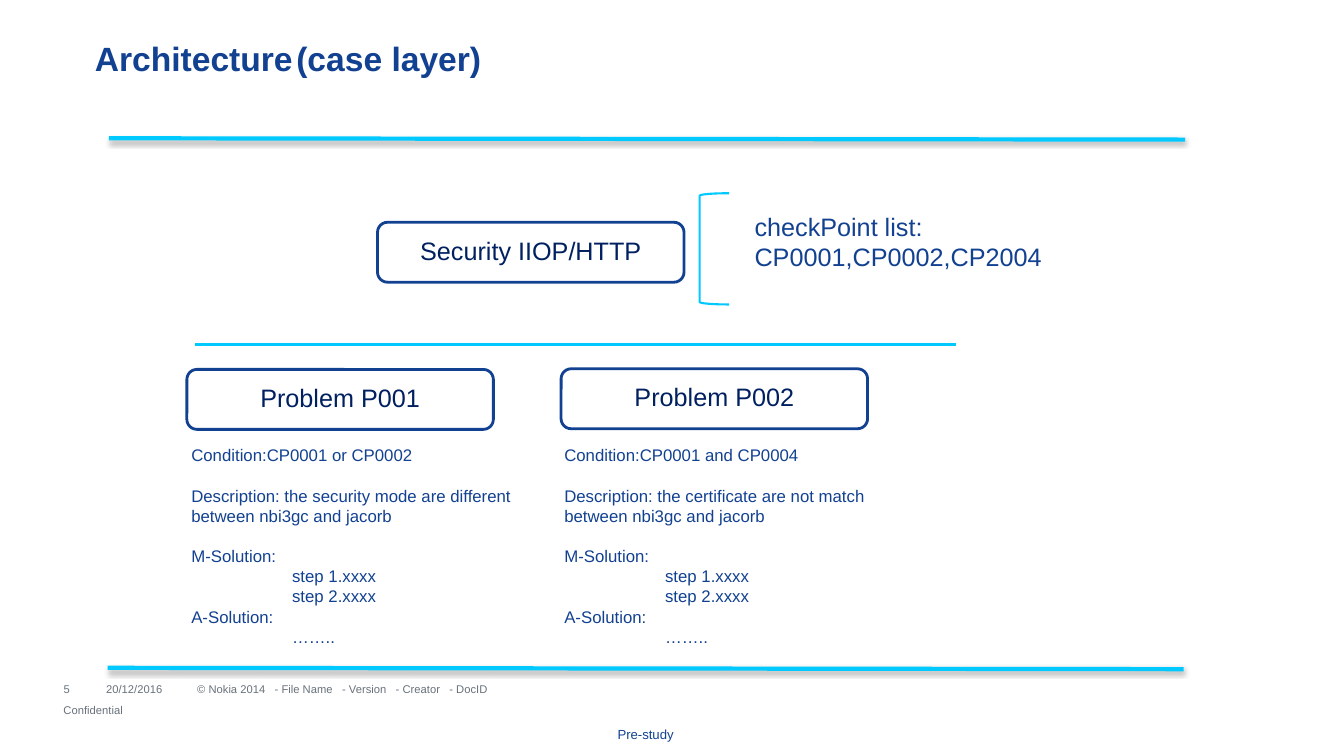
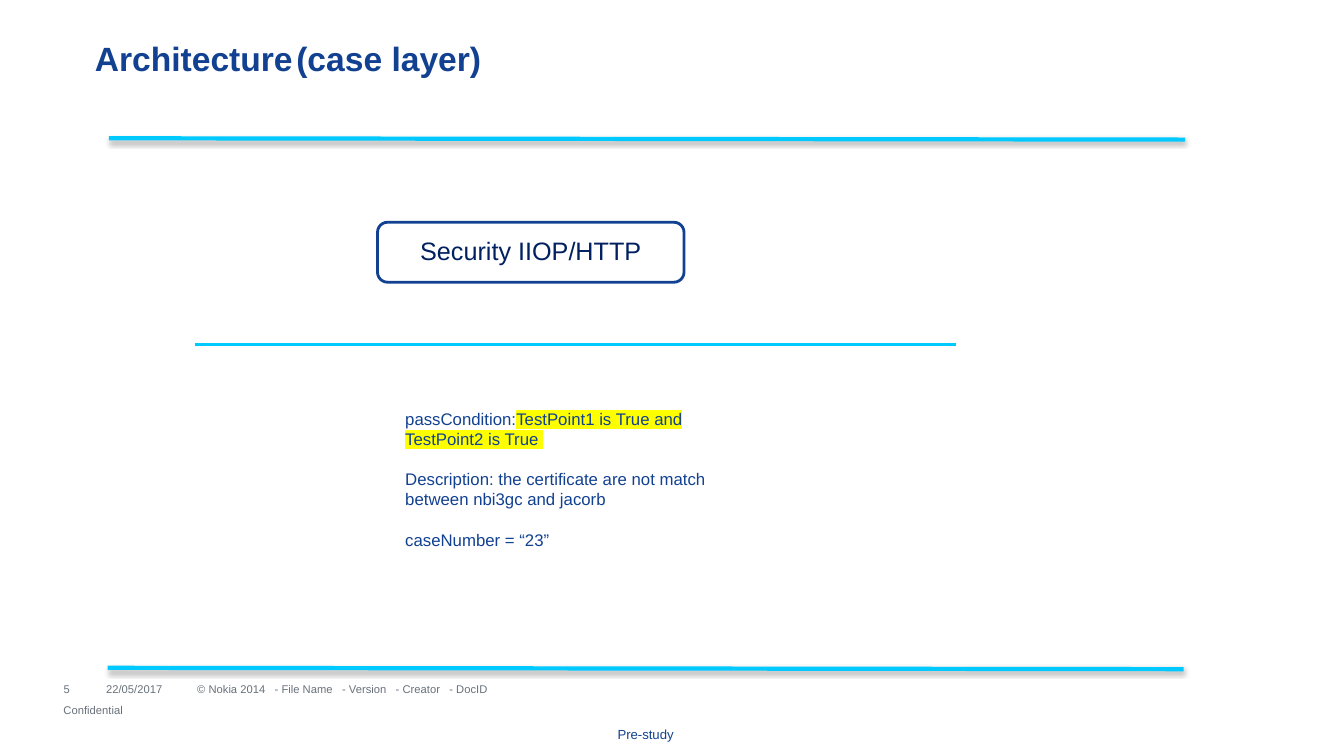
Before and after one commit to gaoxiaofeng/troubleShooting, a slide deck: slide 5 of troubleshooting.pptx. Drawn at 1344x756 pixels with LibreOffice and Linux fonts; fonts in the diff are those of the drawing; background and template pictures are left out. Boxes give left, top, right and bottom in pixels: in the first picture for what was removed or moved away, otherwise in the second. Text is boxed around its words. In the diff, an @@ line names an element or a change of style, - is before the commit and + after.

```diff
--- a/troubleshooting.pptx
+++ b/troubleshooting.pptx
@@ left bracket removed at [700,194,729,304] @@
@@ text removed at [755,217,1042,270] @@
-checkPoint list: CP0001,CP0002,CP2004
@@ rounded rectangle removed at [187,370,493,430] @@
-Problem P001
@@ rounded rectangle removed at [562,369,868,429] @@
-Problem P002
@@ text "passCondition:TestPoint1 is True and TestPoint2 ...": place and size @@
-text "passCondition:TestPoint1 is True and TestPoint2 ..." at [564,449,865,606]
+text "passCondition:TestPoint1 is True and TestPoint2 ..." at [405,411,706,546]
@@ text at [405,411,682,445]: text changed @@
-Condition:CP0001 and CP0004
+passCondition:TestPoint1 is True and TestPoint2 is True
@@ text removed at [191,449,510,623] @@
-Condition:CP0001 or CP0002
-Description: the security mode are different between nbi3gc and jacorb
-M-Solution:
-step 1.xxxx
-step 2.xxxx
-A-Solution:
-……..
@@ text at [405,534,549,546]: text changed @@
-M-Solution:
-step 1.xxxx
-step 2.xxxx
-A-Solution:
-……..
+caseNumber = “23”
@@ text at [106,685,162,693]: text changed @@
-20/12/2016
+22/05/2017
```
Also in this commit, not shown: 5 other slides changed, 3 slides added, 1 slide removed, 5 other files.
